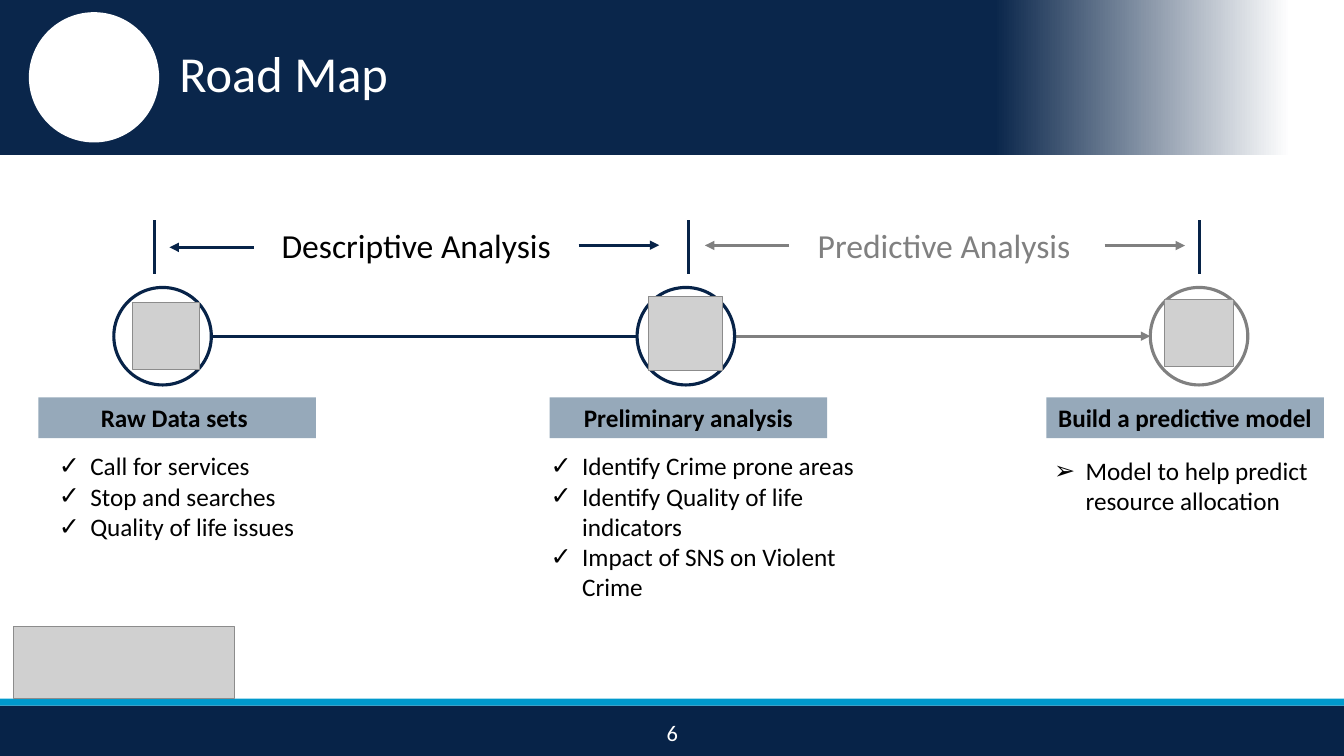
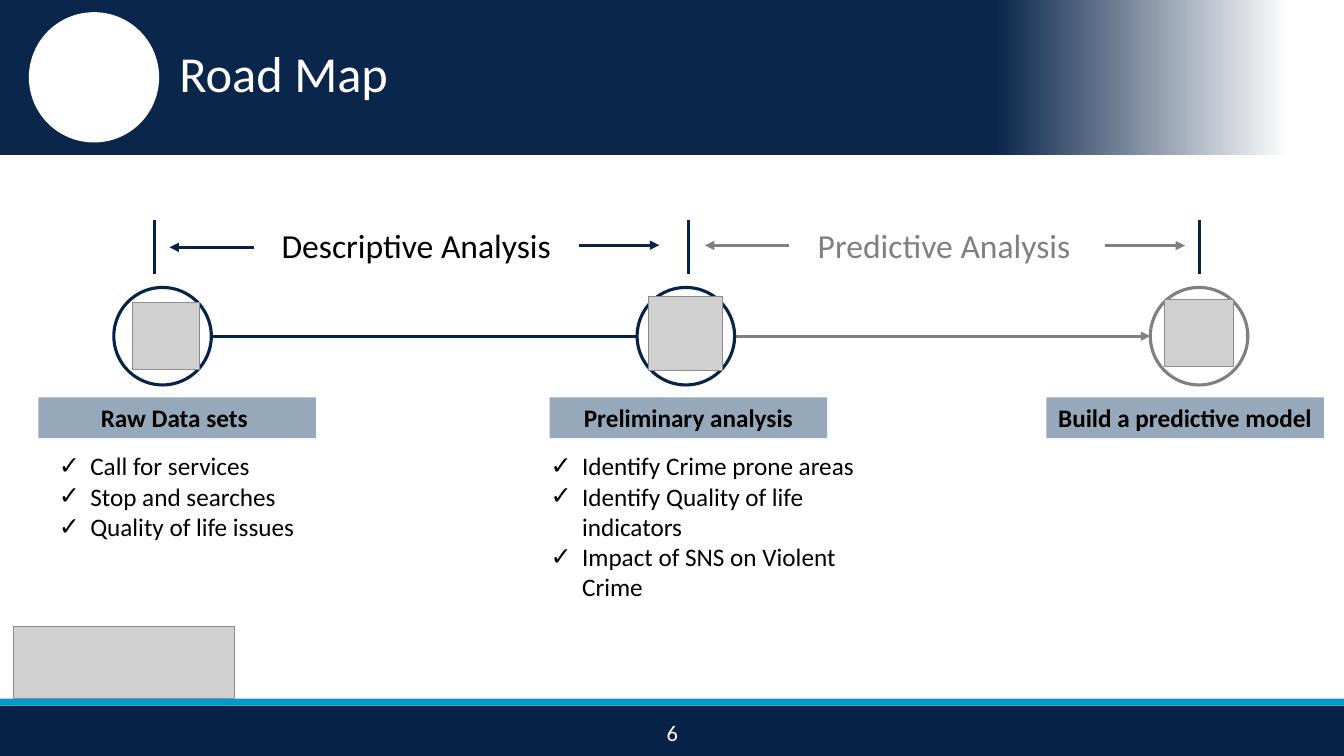
Before and after one commit to nikhilba/NOLA, a slide deck: slide 6 of Presentation/NOLA_Midterm_Presentation_v1.1.pptx. Drawn at 1344x756 pixels with LibreOffice and Linux fonts; fonts in the diff are those of the drawing; grey boxes stand for pictures; background and template pictures are left out. Boxes give left, top, right and bottom in pixels: in the first picture for what was removed or moved away, otherwise in the second. Text is boxed around its words. In the diff, an @@ line names an element or a change of style, - is before the commit and + after.

```diff
--- a/Presentation/NOLA_Midterm_Presentation_v1.1.pptx
+++ b/Presentation/NOLA_Midterm_Presentation_v1.1.pptx
@@ text removed at (1086,462,1307,511) @@
-➢ Model to help predict resource allocation
```
Also in this commit, not shown: 6 other slides changed, 3 slides added, 2 slides removed.
